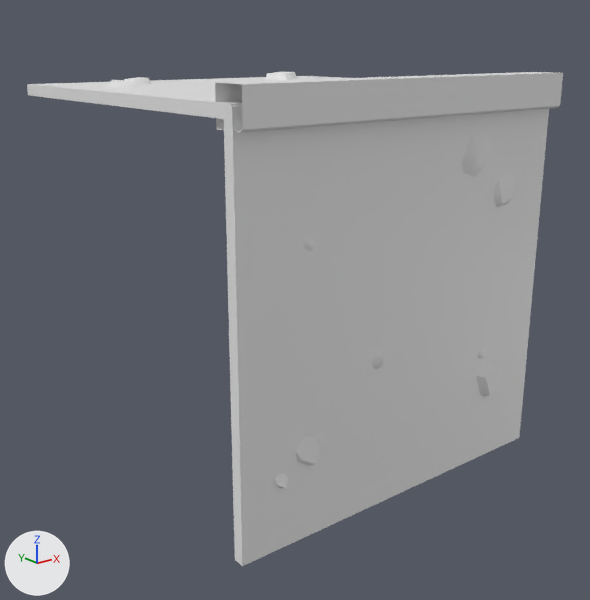
What one commit did to the glTF model public/models/edge_02.glb.
Both versions are drawn from a 50 mm camera at (-1.387, -1.802, 0.611) aimed at (-0.002, -0.071, -0.081). Lighting does not change. The marker at lower left points along +X, +Y and +Z. Vertices at the same position are counted once.

Script lines for the objects in view, before the commit:
```python
me_cube_013 = bpy.data.meshes.new('Cube.013')
me_cube_013.from_pydata(...)  # 190 vertices, 221 faces; spans x -0.5..0.5, y -0.537..0.5, z -0.5..0.541
ob_floor_dirt_large_007 = bpy.data.objects.new('floor_dirt_large.007', me_cube_013)
ob_floor_dirt_large_007.location = (0.0, 0.0, 0.0)
```
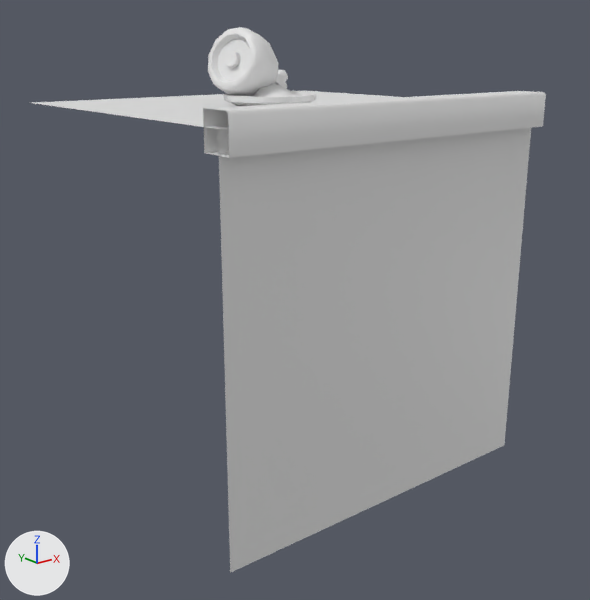
What differs and where, as boxes (x1, y1, x2, y2) in the pictures (590 x 600 px):
'floor_dirt_large.007', reshaped (11% taller)
    before: (27, 72, 563, 566)
    after: (32, 27, 546, 573)
part 1 of me_cube_013, rebuilt (10% taller)
    before: (215, 72, 563, 133)
    after: (203, 91, 546, 158)
part 2 of me_cube_013, rebuilt
    before: (27, 76, 341, 119)
    after: (32, 91, 398, 129)
part 3 of me_cube_013, rebuilt
    before: (223, 106, 549, 566)
    after: (218, 128, 531, 573)
part 4 of me_cube_013, added
    after: (208, 27, 288, 96)
part 5 of me_cube_013, added
    after: (223, 83, 316, 106)
part 6 of me_cube_013, deleted
    before: (105, 72, 515, 488)

Patch to the scene script:
```diff
--- a/public/models/edge_02.glb.py
+++ b/public/models/edge_02.glb.py
@@ me_cube_013 @@
 # used by ob_floor_dirt_large_007; location = (0.0, 0.0, 0.0)
-me_cube_013.from_pydata(...)  # 190 vertices, 221 faces; spans x -0.5..0.5, y -0.537..0.5, z -0.5..0.541
+me_cube_013.from_pydata(...)  # 309 vertices, 561 faces; spans x -0.5..0.5, y -0.491..0.5, z -0.545..0.652
+# me_cube_013 part 1: the loose piece of 10 vertices spanning x -0.5..0.5, y -0.537..-0.45, z 0.454..0.541 is rebuilt with 10 vertices and now spans x -0.5..0.5, y -0.491..-0.404, z 0.404..0.491
+# me_cube_013 part 2: the loose piece of 8 vertices spanning x -0.5..0.5, y -0.5..0.5, z 0.475..0.505 is rebuilt with 4 vertices and now spans x -0.5..0.5, y -0.455..0.5, z 0.455
+# me_cube_013 part 3: the loose piece of 8 vertices spanning x -0.5..0.5, y -0.505..-0.475, z -0.5..0.5 is rebuilt with 4 vertices and now spans x -0.5..0.5, y -0.455, z -0.545..0.455
+# me_cube_013 part 4: a new loose piece of 166 vertices spanning x -0.208..0.046, y -0.11..0.065, z 0.477..0.652
+# me_cube_013 part 5: a new loose piece of 80 vertices spanning x -0.194..0.048, y -0.177..0.065, z 0.455..0.516
+# me_cube_013 part 6: 16 loose pieces with 164 vertices, spanning x -0.411..0.376, y -0.527..0.376, z -0.344..0.527, are deleted
```
